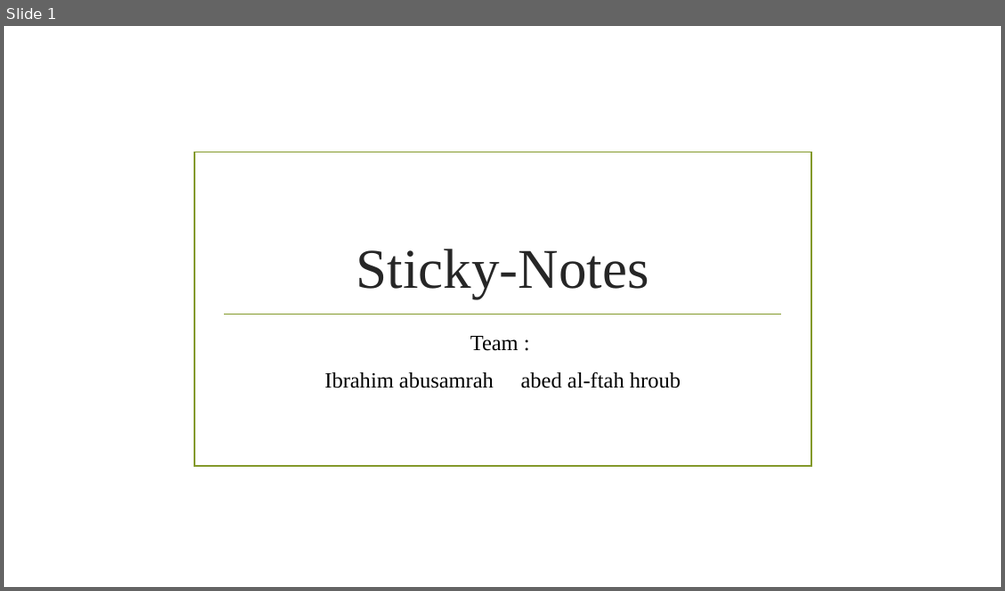
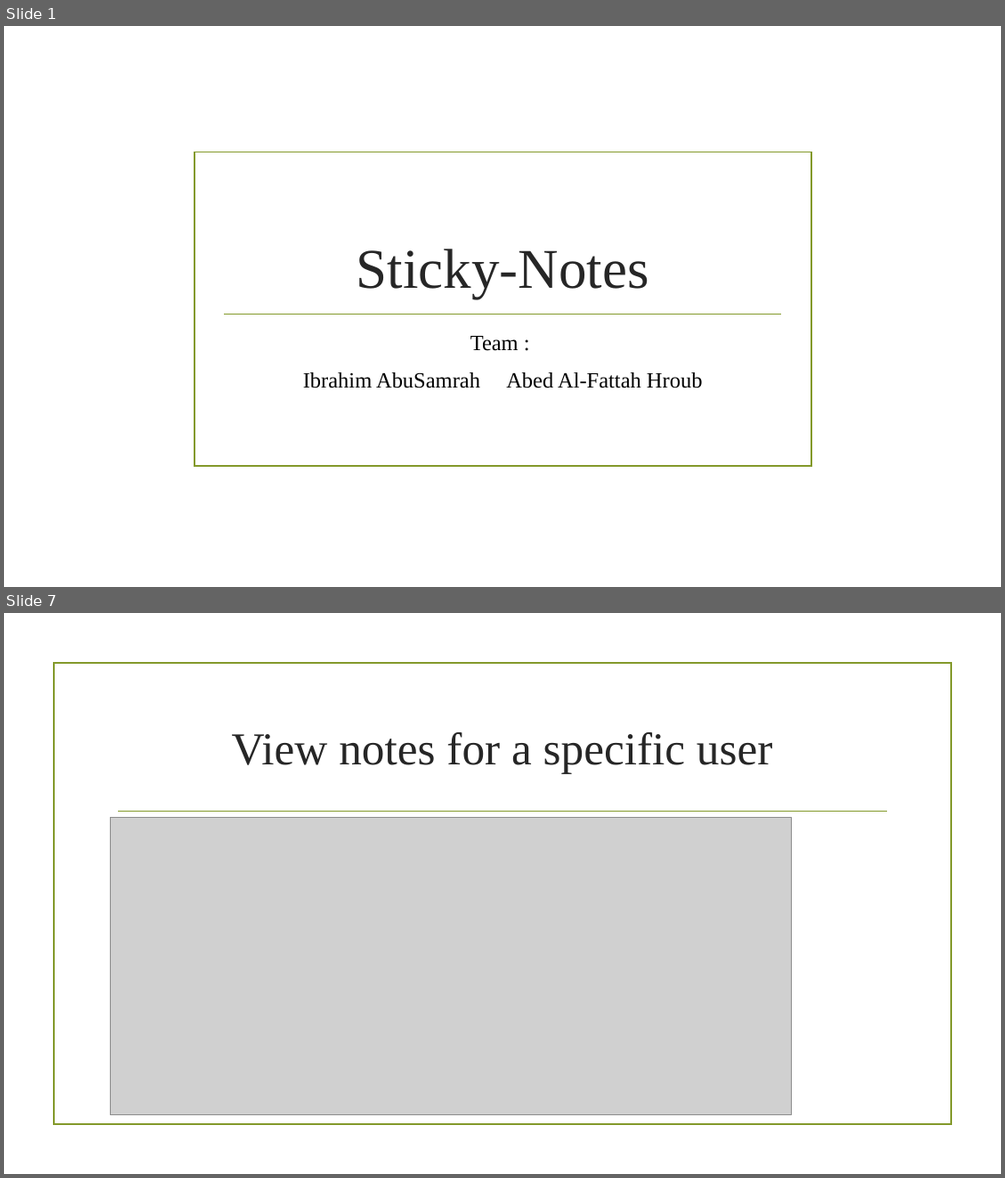
Before and after one commit to ibrahim123abusamrah/show, a slide deck: Sticky-Notes.pptx. Shown one above the other, each under a label of ours: slide 1 before the commit, slides 1 and 7 after it; the slides between them are not shown. The pictures are 1005x591 and 1005x1178 pixels, drawn with LibreOffice and Linux fonts; fonts in the diff are those of the drawing; grey boxes stand for pictures; background and template pictures are left out. Boxes give left, top, right and bottom in pixels: in the first picture for what was removed or moved away, otherwise in the second. Text is boxed around its words. In the diff, an @@ line names an element or a change of style, - is before the commit and + after.

Commit message:
ibrahim

```diff
--- a/Sticky-Notes.pptx
+++ b/Sticky-Notes.pptx
@@ slide 7 added at (4, 613, 1001, 1174), background picture (left out) @@
@@ rectangle added at (53, 663, 951, 1125), outline #83992A 1.25 pt @@
@@ title added at (232, 732, 773, 774), 44 pt, text #262626 @@
+View notes for a specific user
@@ picture added at (110, 817, 792, 1116) @@
@@ line added from (119, 811) to (887, 811), #83992A 1.25 pt @@
@@ slide 1 changed as well @@
@@ subtitle at (303, 372, 703, 388): text changed @@
-Ibrahim abusamrah abed al-ftah hroub
+Ibrahim AbuSamrah Abed Al-Fattah Hroub
```
Also in this commit, not shown: 6 other slides added, 1 slide removed.
